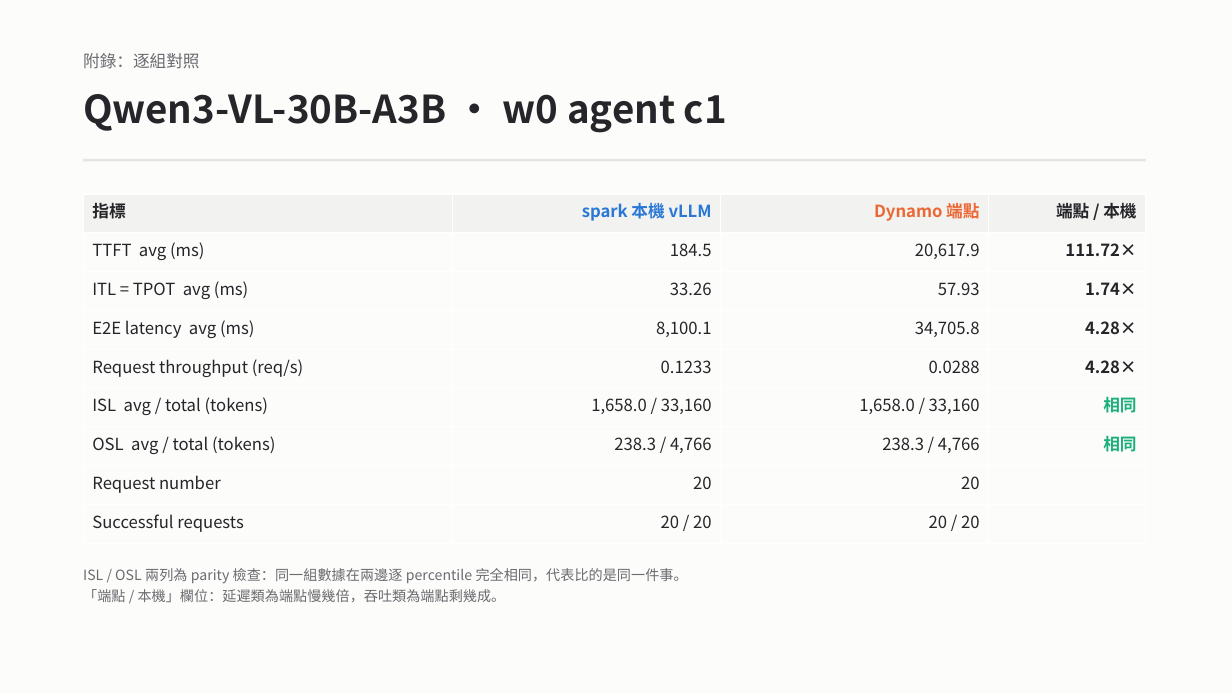
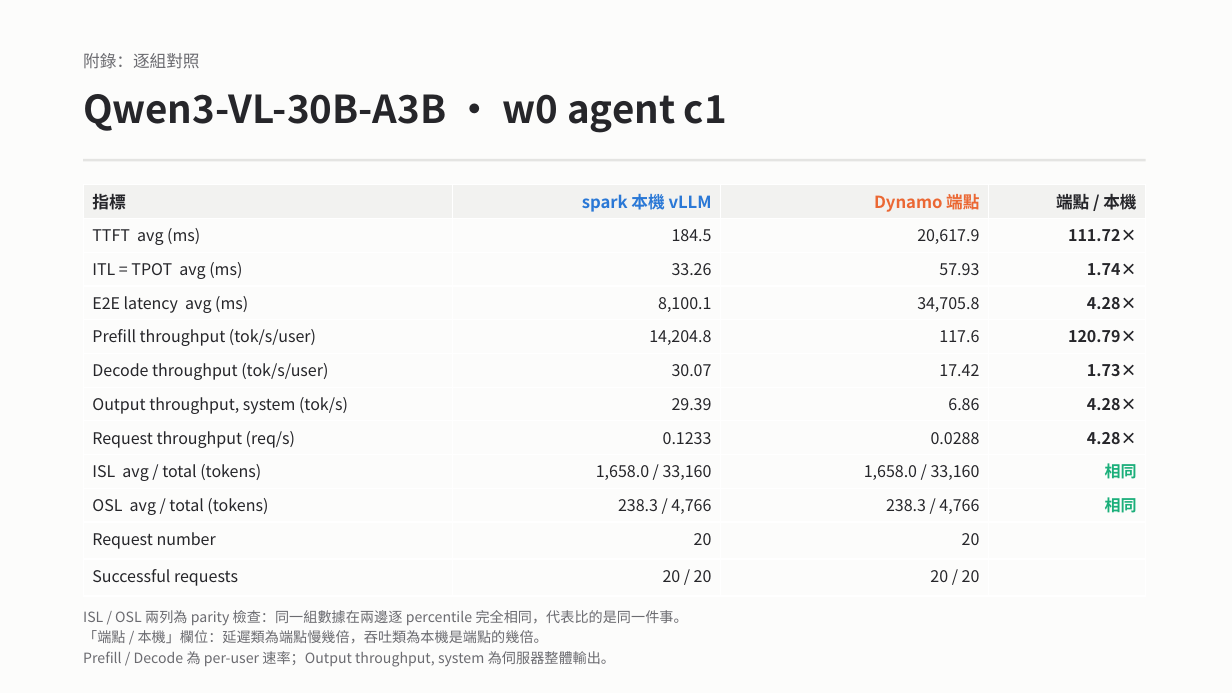
Before and after one commit to anud18/qwen36-vllm-aiperf-benchmark, a slide deck: slide 15 of results/nvfp4/optimumxt_findings.pptx. Drawn at 1232x693 pixels with LibreOffice and Linux fonts; fonts in the diff are those of the drawing. Boxes give left, top, right and bottom in pixels: in the first picture for what was removed or moved away, otherwise in the second. Text is boxed around its words. In the diff, an @@ line names an element or a change of style, - is before the commit and + after.

```diff
--- a/results/nvfp4/optimumxt_findings.pptx
+++ b/results/nvfp4/optimumxt_findings.pptx
@@ table at (x1=83, y1=185, x2=1146, y2=590) @@
+row 5: Prefill throughput (tok/s/user) | 14,204.8 | 117.6 | 120.79×
+row 6: Decode throughput (tok/s/user) | 30.07 | 17.42 | 1.73×
+row 7: Output throughput, system (tok/s) | 29.39 | 6.86 | 4.28×
@@ table resized from (x1=83, y1=194, x2=1146, y2=543) to (x1=83, y1=185, x2=1146, y2=590) @@
@@ text "ISL / OSL 兩列為 parity ..." moved from (x1=83, y1=568, x2=688, y2=602) to (x1=83, y1=610, x2=688, y2=667) @@
@@ text at (x1=83, y1=630, x2=615, y2=667): text changed @@
-「端點 / 本機」欄位：延遲類為端點慢幾倍，吞吐類為端點剩幾成。
+「端點 / 本機」欄位：延遲類為端點慢幾倍，吞吐類為本機是端點的幾倍。
+Prefill / Decode 為 per-user 速率；Output throughput, system 為伺服器整體輸出。
```
Also in this commit, not shown: 11 other slides changed, 1 other file.
